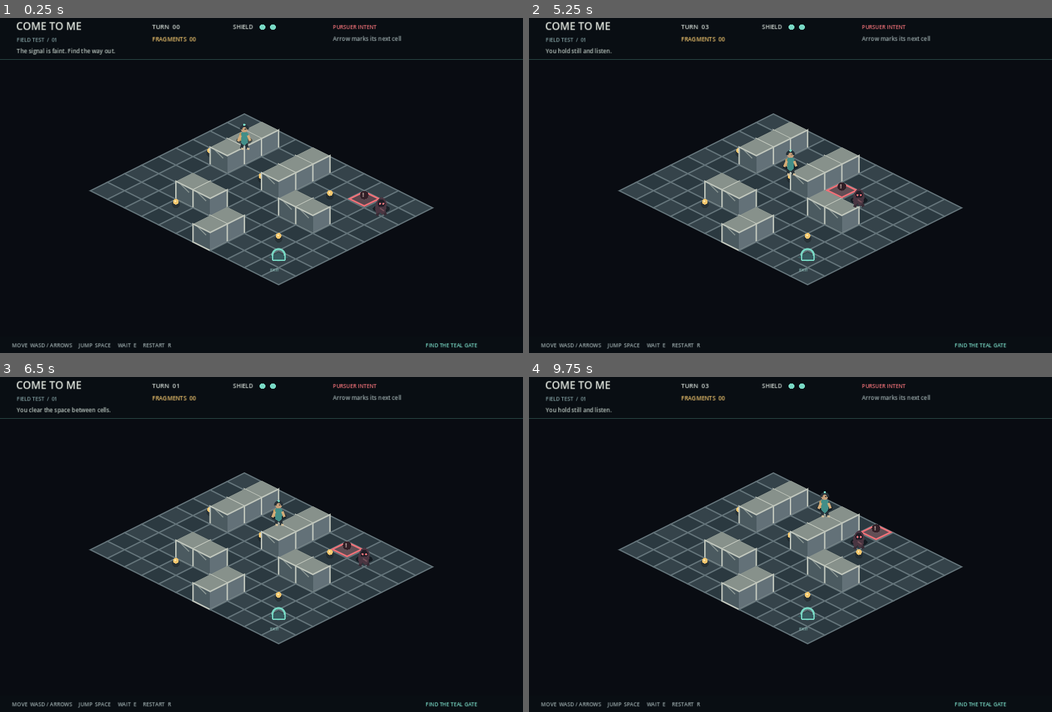
Above: before the commit, frames 1-4 (two rows, left to right).
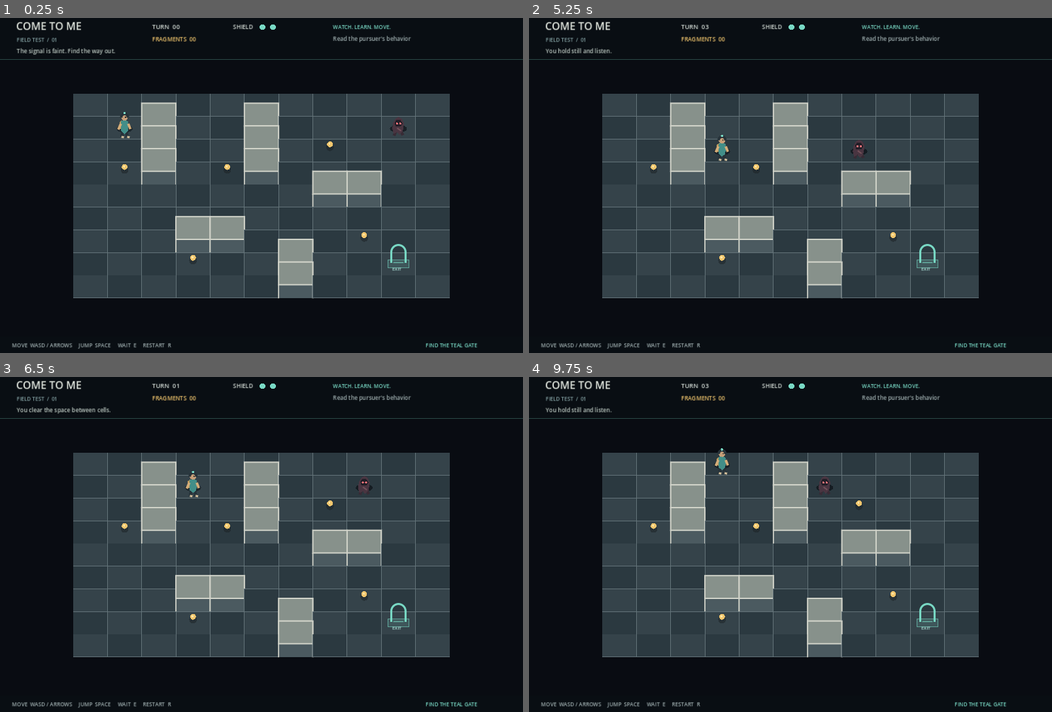
Above: after the commit, the same moments.

Repository: edmundo738/come-to-me
Game: Godot game, scene res://scenes/main.tscn
The game is run twice, just before and just after one commit, with the same random seed, the same clock (stepped at 60 frames per second) and the same inputs.
Inputs:
- Up to frame 1 (0.25 s): no input
- Up to frame 2 (5.25 s): tap Enter at 0.5, 2, 3.5 s; hold Right 0.53-1.28 s; tap E every 1.5 s from 0.6 to 5.1 s; tap Space at 0.77, 1.25, 1.52, 2.75, 3.02, 3.77, 4.25, 4.52 s; hold Down 1.28-2.03 s; tap R at 1.35, 2.85, 4.35 s; hold Right 2.03-2.78 s; hold Up 2.78-3.53 s; hold Left 3.53-5.03 s; hold Down from 5.03 s (still down)
- Up to frame 3 (6.5 s): release Down at 5.78 s; hold Right from 5.78 s (still down); tap R at 5.85 s; tap Space at 6.02 s
- Up to frame 4 (9.75 s): release Right at 6.53 s; hold Up 6.53-7.28 s; tap E at 6.6, 8.1, 9.6 s; tap Space at 6.77, 7.52, 9.02 s; hold Right 7.28-8.03 s; tap R at 7.35, 8.85 s; hold Down 8.03-8.78 s; hold Left 8.78-9.53 s; hold Up from 9.53 s (still down)

The runs differ from the first frame. In frame 1, 37% of the frame differs, in the area x 14-86%, y 1-84%; in frame 2, 37%; in frame 3, 37%; in frame 4, 37%.

Commit message:
Align camera and gameplay directions
Co-authored-by: arena-agent <297053741+arena-agent@users.noreply.github.com>

Diff:
--- a/scripts/grid_world.gd
+++ b/scripts/grid_world.gd
@@ -4,7 +4,7 @@
 const WIDTH := 11
 const HEIGHT := 9
 const TILE_WIDTH := 72.0
-const TILE_HEIGHT := 36.0
+const TILE_HEIGHT := 52.0
 
 var walls: Dictionary = {}
 var coins: Dictionary = {}
@@ -29,12 +29,14 @@
 	return is_inside(cell) and not walls.has(cell)
 
 func to_screen(cell: Vector2i) -> Vector2:
-	return Vector2((cell.x - cell.y) * TILE_WIDTH * 0.5, (cell.x + cell.y) * TILE_HEIGHT * 0.5)
+	# Screen-aligned projection: logical up/down/left/right stay visually so.
+	# The small vertical compression and raised wall faces provide depth without
+	# rotating the grid into classic diamond isometric.
+	return Vector2(cell.x * TILE_WIDTH, cell.y * TILE_HEIGHT * 0.92)
 
 func screen_origin(viewport_size: Vector2) -> Vector2:
-	var left := to_screen(Vector2i(0, HEIGHT - 1)).x
-	var right := to_screen(Vector2i(WIDTH - 1, 0)).x
-	var top := to_screen(Vector2i(0, 0)).y
-	var bottom := to_screen(Vector2i(WIDTH - 1, HEIGHT - 1)).y
-	var bounds_center := Vector2((left + right) * 0.5, (top + bottom) * 0.5)
-	return Vector2(viewport_size.x * 0.5, viewport_size.y * 0.55) - bounds_center
+	var bounds_center := Vector2(
+		(WIDTH - 1) * TILE_WIDTH * 0.5,
+		(HEIGHT - 1) * TILE_HEIGHT * 0.92 * 0.5
+	)
+	return Vector2(viewport_size.x * 0.5, viewport_size.y * 0.54) - bounds_center
--- a/scripts/main.gd
+++ b/scripts/main.gd
@@ -133,51 +133,60 @@
 		return
 	var origin := world.screen_origin(get_viewport_rect().size)
 	draw_interface()
-	var cells: Array[Vector2i] = []
+	# Back-to-front by screen row. Actors can pass behind foreground objects.
 	for y in range(GridWorld.HEIGHT):
 		for x in range(GridWorld.WIDTH):
-			cells.append(Vector2i(x, y))
-	cells.sort_custom(func(a: Vector2i, b: Vector2i) -> bool:
-		return a.x + a.y < b.x + b.y
-	)
-	for cell in cells:
-		draw_floor_tile(origin + world.to_screen(cell), cell)
-		if world.walls.has(cell):
-			draw_wall(origin + world.to_screen(cell))
-		elif world.coins.has(cell):
-			draw_coin(origin + world.to_screen(cell))
-	if player != null and enemy != null:
-		draw_portal(origin + world.to_screen(world.portal))
-		draw_enemy_intent(origin + world.to_screen(enemy.cell), origin + world.to_screen(enemy.intent))
-		draw_enemy(origin + world.to_screen(enemy.cell))
-		draw_player(origin + world.to_screen(player.cell))
+			var cell := Vector2i(x, y)
+			var center := origin + world.to_screen(cell)
+			draw_floor_tile(center, cell)
+			if cell == world.portal:
+				draw_portal(center)
+			if world.walls.has(cell):
+				draw_wall(center)
+			elif world.coins.has(cell):
+				draw_coin(center)
+			if enemy != null and enemy.cell == cell:
+				draw_enemy(center)
+			if player != null and player.cell == cell:
+				draw_player(center)
 	draw_footer()
 	if game_state != "playing":
 		draw_end_overlay()
 
 func draw_floor_tile(center: Vector2, cell: Vector2i) -> void:
-	var points := diamond(center, GridWorld.TILE_WIDTH * 0.5, GridWorld.TILE_HEIGHT * 0.5)
+	var size := Vector2(GridWorld.TILE_WIDTH, GridWorld.TILE_HEIGHT * 0.92)
+	var rect := Rect2(center - size * 0.5, size)
 	var color := TILE_LIGHT if (cell.x + cell.y) % 2 == 0 else TILE_DARK
-	draw_colored_polygon(points, color)
-	# A full, consistent cell outline makes the movement grid easy to read.
-	draw_polyline(PackedVector2Array([points[0], points[1], points[2], points[3], points[0]]), TILE_EDGE, 1.35, true)
+	draw_rect(rect, color)
+	# Straight grid edges preserve immediate screen-direction readability.
+	draw_rect(rect, TILE_EDGE, false, 1.2)
 
 func draw_wall(center: Vector2) -> void:
-	# A single extruded isometric block: two side faces, then one top diamond.
-	# Keeping the base vertices aligned with the floor cell avoids the old
-	# skewed/overlapping wall shape.
-	var base := diamond(center, GridWorld.TILE_WIDTH * 0.5, GridWorld.TILE_HEIGHT * 0.5)
-	var top_center := center + Vector2(0, -38)
-	var top := diamond(top_center, GridWorld.TILE_WIDTH * 0.5, GridWorld.TILE_HEIGHT * 0.5)
-	var left_face := PackedVector2Array([top[3], top[2], base[2], base[3]])
-	var right_face := PackedVector2Array([top[2], top[1], base[1], base[2]])
-	draw_colored_polygon(left_face, WALL_LEFT)
-	draw_colored_polygon(right_face, WALL_RIGHT)
+	# Raised rectangular wall block, seen from a shallow top-down angle.
+	var half_w := GridWorld.TILE_WIDTH * 0.5
+	var half_h := GridWorld.TILE_HEIGHT * 0.92 * 0.5
+	var lift := 28.0
+	var base := PackedVector2Array([
+		center + Vector2(-half_w, -half_h),
+		center + Vector2(half_w, -half_h),
+		center + Vector2(half_w, half_h),
+		center + Vector2(-half_w, half_h)
+	])
+	var top := PackedVector2Array([
+		base[0] + Vector2(0, -lift),
+		base[1] + Vector2(0, -lift),
+		base[2] + Vector2(0, -lift),
+		base[3] + Vector2(0, -lift)
+	])
+	# Only faces on the near/right sides are shaded; the flat top remains clear.
+	draw_colored_polygon(PackedVector2Array([top[3], top[2], base[2], base[3]]), WALL_LEFT)
+	draw_colored_polygon(PackedVector2Array([top[1], top[2], base[2], base[1]]), WALL_RIGHT)
 	draw_colored_polygon(top, WALL_TOP)
-	var outline := Color("c1c7bd")
-	draw_polyline(PackedVector2Array([top[3], top[2], top[1], base[1], base[2], base[3], top[3]]), outline, 1.7, true)
-	# Simple material seam: reads as a solid block, not a strange floor marking.
-	draw_line(top[3] + Vector2(9, 5), top[2] + Vector2(-9, 5), Color("aeb8b0", 0.65), 1.0, true)
+	var outline := Color("d1d3c9")
+	draw_polyline(PackedVector2Array([top[0], top[1], top[2], top[3], top[0]]), outline, 1.5, true)
+	draw_line(top[3], base[3], outline, 1.2, true)
+	draw_line(top[2], base[2], outline, 1.2, true)
+	draw_line(top[1], base[1], Color(outline, 0.65), 1.0, true)
 
 func draw_coin(center: Vector2) -> void:
 	draw_circle(center + Vector2(0, -7), 8, Color(0.10, 0.12, 0.13, 0.5))
@@ -185,24 +194,15 @@
 	draw_circle(center + Vector2(-1, -14), 2, Color(1.0, 0.91, 0.67))
 
 func draw_portal(center: Vector2) -> void:
-	draw_colored_polygon(diamond(center + Vector2(0, -4), 21, 10), Color(0.25, 0.8, 0.77, 0.18))
-	draw_arc(center + Vector2(0, -8), 13, PI, TAU, 24, TEAL, 3.0, true)
-	draw_line(center + Vector2(-13, -8), center + Vector2(-13, 3), TEAL, 3.0)
-	draw_line(center + Vector2(13, -8), center + Vector2(13, 3), TEAL, 3.0)
-	draw_line(center + Vector2(-13, 3), center + Vector2(13, 3), TEAL, 3.0)
-	draw_string(font, center + Vector2(-18, 26), "EXIT", HORIZONTAL_ALIGNMENT_LEFT, -1, 9, Color(0.65, 0.9, 0.86, 0.8))
-
-func draw_enemy_intent(from: Vector2, to: Vector2) -> void:
-	if from.distance_to(to) < 2:
-		return
-	# Mark only the destination cell; a long arrow crossing the board made the
-	# tactical picture noisy and obscured the grid.
-	var marker := to + Vector2(0, -1)
-	var points := diamond(marker, GridWorld.TILE_WIDTH * 0.5 - 5, GridWorld.TILE_HEIGHT * 0.5 - 3)
-	draw_colored_polygon(points, Color(RED, 0.24))
-	draw_polyline(PackedVector2Array([points[0], points[1], points[2], points[3], points[0]]), RED, 2.2, true)
-	draw_circle(to + Vector2(0, -9), 9, Color("311f27"))
-	draw_string(font, to + Vector2(-4, -5), "!", HORIZONTAL_ALIGNMENT_LEFT, -1, 13, Color("ffe4d8"))
+	var footprint := Rect2(center + Vector2(-22, -8), Vector2(44, 16))
+	draw_rect(footprint, Color(TEAL, 0.13))
+	draw_rect(footprint, Color(TEAL, 0.65), false, 1.5)
+	# A simple upright doorway, grounded on the same screen-aligned grid.
+	draw_line(center + Vector2(-15, -3), center + Vector2(-15, -25), TEAL, 3.0, true)
+	draw_line(center + Vector2(15, -3), center + Vector2(15, -25), TEAL, 3.0, true)
+	draw_arc(center + Vector2(0, -25), 15, PI, TAU, 20, TEAL, 3.0, true)
+	draw_line(center + Vector2(-10, -3), center + Vector2(10, -3), Color(TEAL, 0.7), 1.0, true)
+	draw_string(font, center + Vector2(-13, 14), "EXIT", HORIZONTAL_ALIGNMENT_LEFT, -1, 9, Color("b8f1e6"))
 
 func draw_player(center: Vector2) -> void:
 	draw_ellipse(center + Vector2(0, 2), Vector2(17, 8), Color(0.02, 0.04, 0.06, 0.5))
@@ -245,8 +245,8 @@
 	for index in range(MAX_SHIELDS):
 		var pip_color := TEAL if index < shields else Color("42545b")
 		draw_circle(Vector2(552 + index * 22, 33), 6, pip_color)
-	draw_string(font, Vector2(700, 37), "PURSUER INTENT", HORIZONTAL_ALIGNMENT_LEFT, -1, 11, RED)
-	draw_string(font, Vector2(700, 62), "Arrow marks its next cell", HORIZONTAL_ALIGNMENT_LEFT, -1, 12, Color("9eadae"))
+	draw_string(font, Vector2(700, 37), "WATCH. LEARN. MOVE.", HORIZONTAL_ALIGNMENT_LEFT, -1, 11, TEAL)
+	draw_string(font, Vector2(700, 62), "Read the pursuer's behavior", HORIZONTAL_ALIGNMENT_LEFT, -1, 12, Color("9eadae"))
 	draw_string(font, Vector2(35, 88), status_message, HORIZONTAL_ALIGNMENT_LEFT, -1, 12, Color("bdc9c2"))
 
 func draw_footer() -> void:
@@ -265,14 +265,6 @@
 	draw_string(font, Vector2(0, size.y * 0.47 + 34), status_message, HORIZONTAL_ALIGNMENT_CENTER, size.x, 14, Color("d3dbd6"))
 	draw_string(font, Vector2(0, size.y * 0.47 + 70), "PRESS R TO BEGIN AGAIN", HORIZONTAL_ALIGNMENT_CENTER, size.x, 12, Color("9eadae"))
 
-func diamond(center: Vector2, half_width: float, half_height: float) -> PackedVector2Array:
-	return PackedVector2Array([
-		center + Vector2(0, -half_height),
-		center + Vector2(half_width, 0),
-		center + Vector2(0, half_height),
-		center + Vector2(-half_width, 0)
-	])
-
 func draw_ellipse(center: Vector2, radius: Vector2, color: Color) -> void:
 	var points := PackedVector2Array()
 	for index in range(16):
Not shown, changed: README.md
